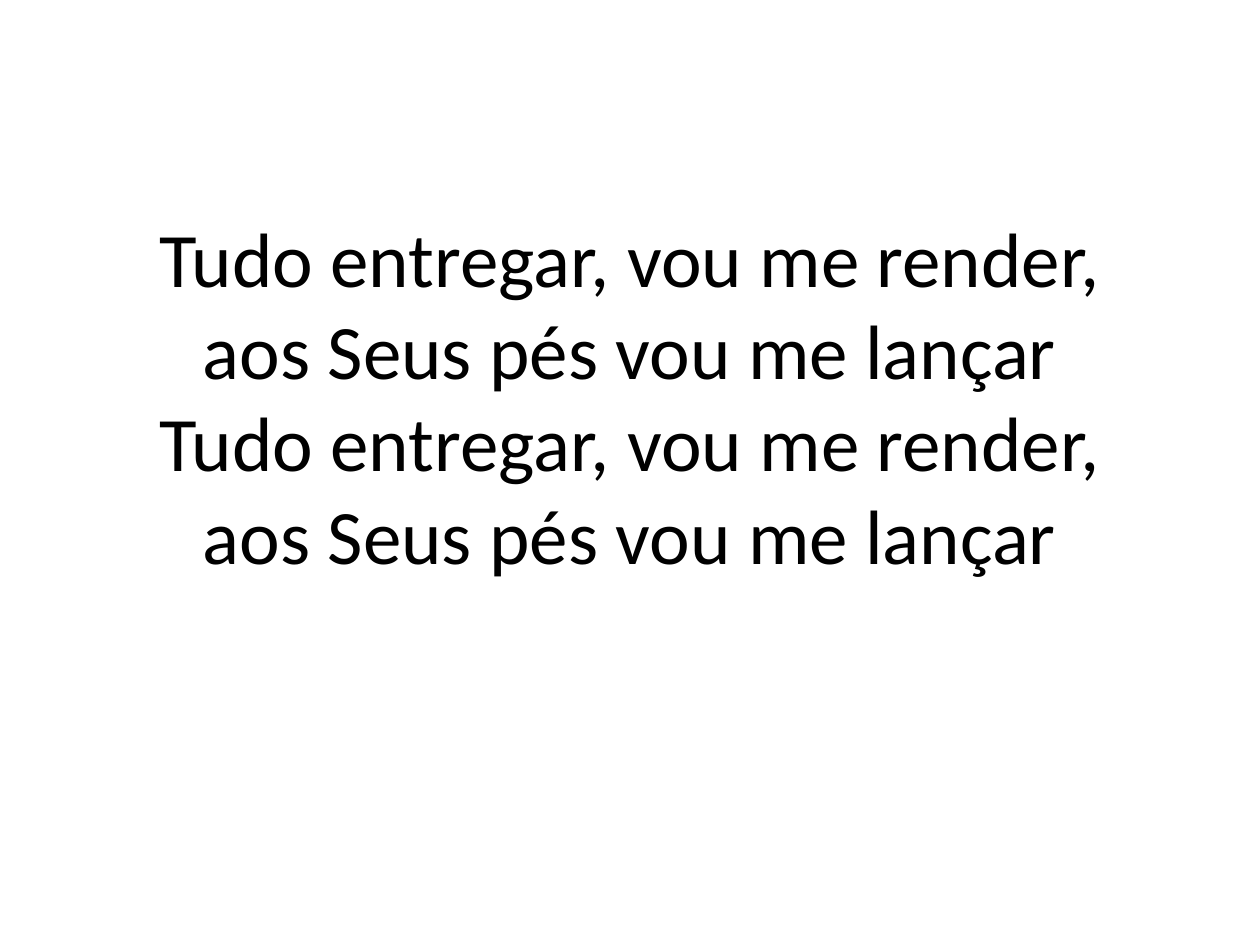
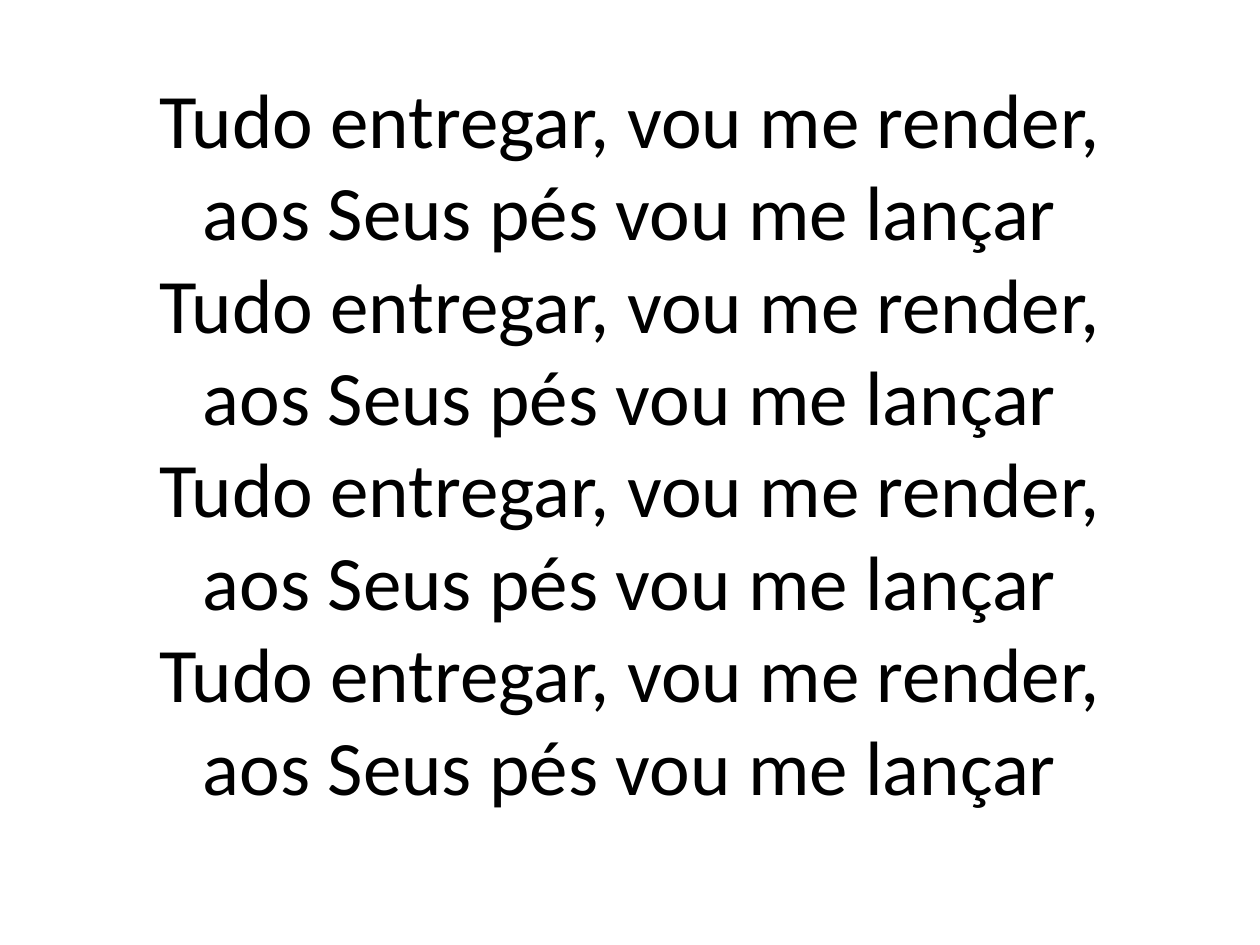
Before and after one commit to hugo-wemer/slide_creator, a slide deck: slide 9 of redencao.pptx. Drawn at 1260x945 pixels with LibreOffice and Linux fonts; fonts in the diff are those of the drawing. Boxes give left, top, right and bottom in pixels: in the first picture for what was removed or moved away, otherwise in the second. Text is boxed around its words. In the diff, an @@ line names an element or a change of style, - is before the commit and + after.

```diff
--- a/redencao.pptx
+++ b/redencao.pptx
@@ title at [159,463,1100,808]: paragraphs added @@
+Tudo entregar, vou me render, aos Seus pés vou me lançar
+Tudo entregar, vou me render, aos Seus pés vou me lançar
```
Also in this commit, not shown: 9 other slides changed, 26 slides removed, 2 other files.
